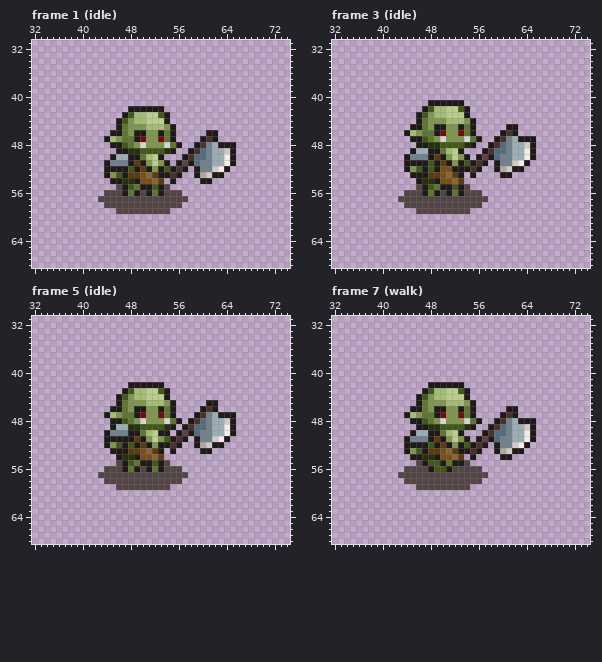
Pixel-art file: RPGGAME/RPG/Assets/Sprites/Tiny RPG Character Asset Pack v1.03 -Free Soldier&Orc/Aseprite file/Orc.aseprite. Above: the version before the commit.
100x100 pixels, 34 frames. Colours within 5 levels of each other are drawn and written as one. Shown: frame 1 (idle): x 32..74, y 31..68; frame 3 (idle): x 32..74, y 31..68; frame 5 (idle): x 32..74, y 31..68; frame 7 (walk): x 32..74, y 31..68. The commit also changed other frames, which this record leaves out.
The same view after the edit:
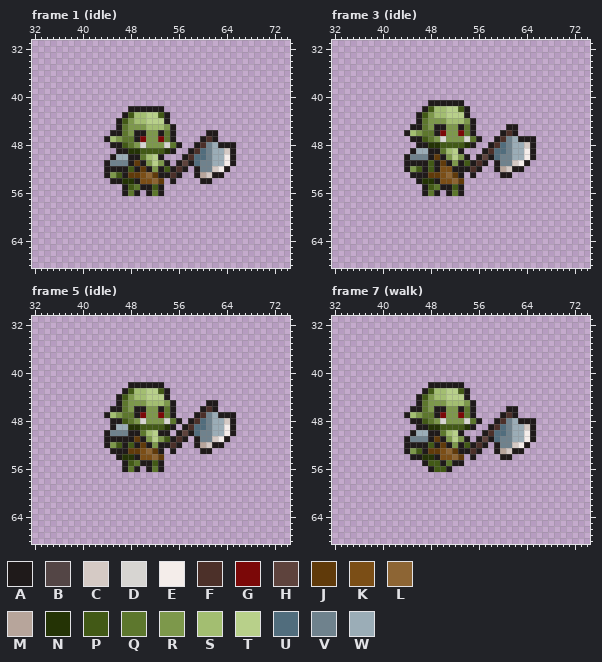
Palette (. is transparent): A #1f1a1a  B #534545  C #d5cac5  D #d7d5d2  E #f4edea  F #4c3029  G #7b0808  H #5e433d  J #603a0a  K #7b4e16  L #8d6534  M #b7a59b  N #243305  P #425916  Q #5d772d  R #7d984b  S #a3be71  T #b8d08a  U #516d7d  V #6f828d  W #9badb7
What changed:
{"change": "layer \"shadow\" now hidden"}
{"where": "frame 1 (idle)"}
{"frame":1,"y":55,"x":46,"old":"B","new":"."}
{"frame":1,"y":55,"x":54,"old":"B","new":"."}
{"frame":1,"y":56,"x":44,"old":"BBB","new":"..."}
{"frame":1,"y":56,"x":50,"old":"B","new":"."}
{"frame":1,"y":56,"x":54,"old":"BBB","new":"..."}
{"frame":1,"y":57,"x":43,"old":"BBBBBBBBBBBBBBB","new":"..............."}
{"frame":1,"y":58,"x":44,"old":"BBBBBBBBBBBBB","new":"............."}
{"frame":1,"y":59,"x":46,"old":"BBBBBBBBB","new":"........."}
{"where": "frame 3 (idle)"}
{"frame":3,"y":55,"x":46,"old":"B","new":"."}
{"frame":3,"y":55,"x":54,"old":"B","new":"."}
{"frame":3,"y":56,"x":44,"old":"BBB","new":"..."}
{"frame":3,"y":56,"x":50,"old":"B","new":"."}
{"frame":3,"y":56,"x":54,"old":"BBB","new":"..."}
{"frame":3,"y":57,"x":43,"old":"BBBBBBBBBBBBBBB","new":"..............."}
{"frame":3,"y":58,"x":44,"old":"BBBBBBBBBBBBB","new":"............."}
{"frame":3,"y":59,"x":46,"old":"BBBBBBBBB","new":"........."}
{"where": "frame 5 (idle)"}
{"frame":5,"y":55,"x":46,"old":"B","new":"."}
{"frame":5,"y":55,"x":54,"old":"B","new":"."}
{"frame":5,"y":56,"x":44,"old":"BBB","new":"..."}
{"frame":5,"y":56,"x":50,"old":"B","new":"."}
{"frame":5,"y":56,"x":54,"old":"BBB","new":"..."}
{"frame":5,"y":57,"x":43,"old":"BBBBBBBBBBBBBBB","new":"..............."}
{"frame":5,"y":58,"x":44,"old":"BBBBBBBBBBBBB","new":"............."}
{"frame":5,"y":59,"x":46,"old":"BBBBBBBBB","new":"........."}
{"where": "frame 7 (walk)"}
{"frame":7,"y":55,"x":46,"old":"B","new":"."}
{"frame":7,"y":55,"x":54,"old":"B","new":"."}
{"frame":7,"y":56,"x":44,"old":"BBBB","new":"...."}
{"frame":7,"y":56,"x":52,"old":"BBBBB","new":"....."}
{"frame":7,"y":57,"x":43,"old":"BBBBBBBBBBBBBBB","new":"..............."}
{"frame":7,"y":58,"x":44,"old":"BBBBBBBBBBBBB","new":"............."}
{"frame":7,"y":59,"x":46,"old":"BBBBBBBBB","new":"........."}
{"label":"erased","picture_box":[98,184,188,214]}
{"label":"erased","picture_box":[398,184,488,214]}
{"label":"erased","picture_box":[98,460,188,490]}
{"label":"erased","picture_box":[398,460,488,490]}
